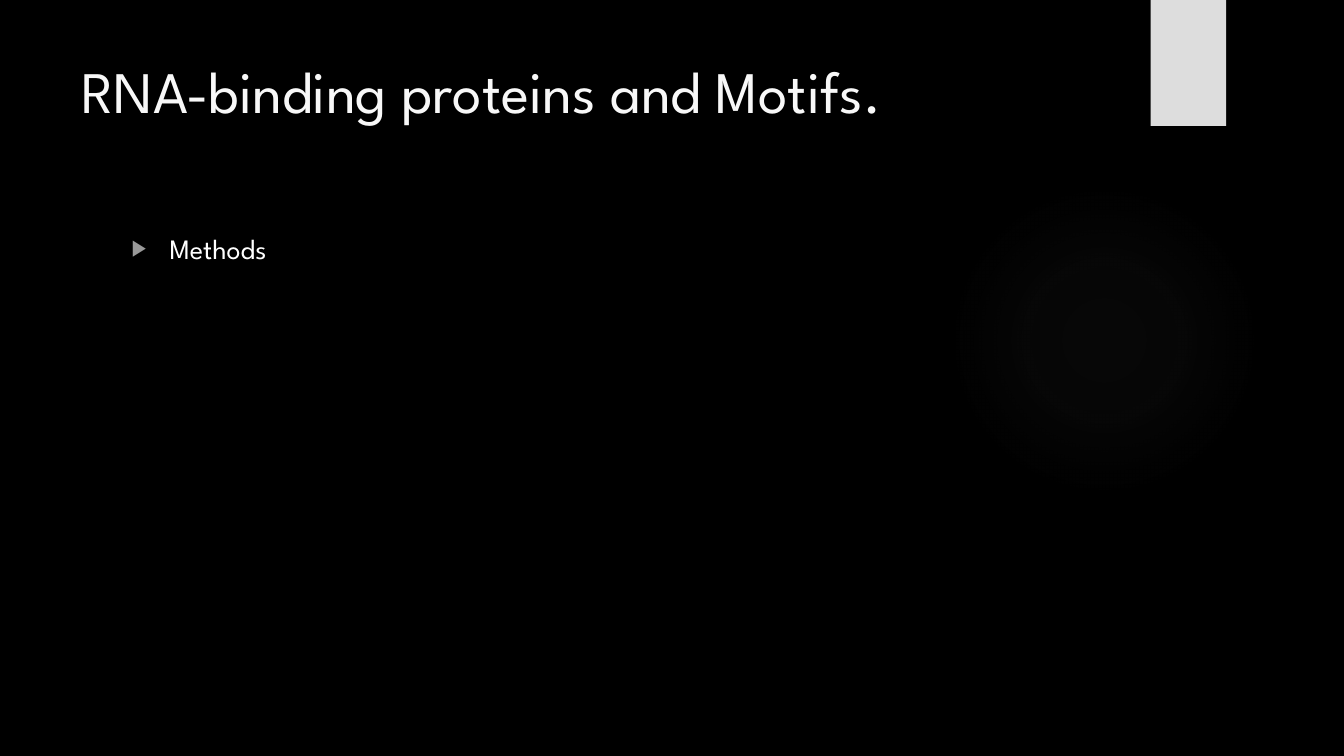
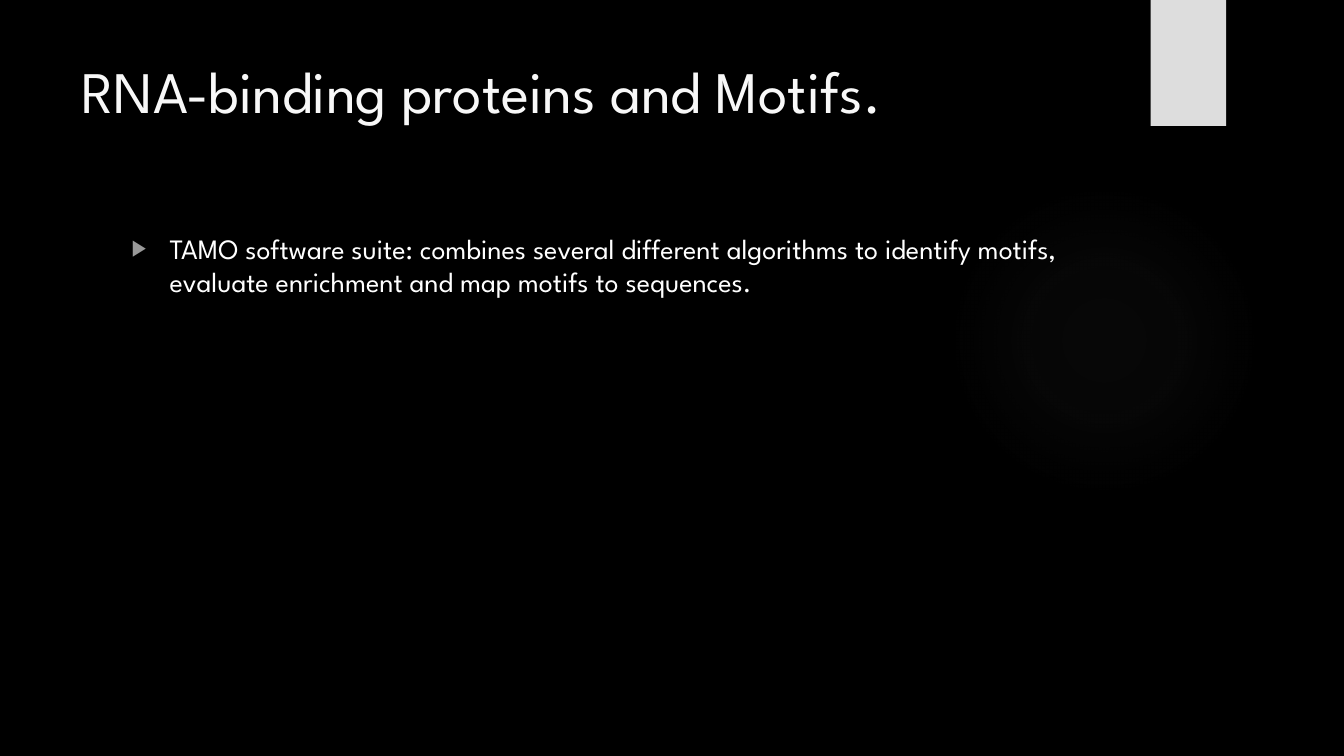
Before and after one commit to HarleyRobinson/Honours2, a slide deck: slide 10 of BackgroundInfo/MeetingSlides.pptx (slide 9 before the commit). Drawn at 1344x756 pixels with LibreOffice and Linux fonts; fonts in the diff are those of the drawing; background and template pictures are left out. Boxes give left, top, right and bottom in pixels: in the first picture for what was removed or moved away, otherwise in the second. Text is boxed around its words. In the diff, an @@ line names an element or a change of style, - is before the commit and + after.

```diff
--- a/BackgroundInfo/MeetingSlides.pptx
+++ b/BackgroundInfo/MeetingSlides.pptx
@@ text at [170,239,1057,298]: text changed @@
-▶ Methods
+▶ TAMO software suite: combines several different algorithms to identify motifs, evaluate enrichment and map motifs to sequences.
```
Also in this commit, not shown: 6 other slides changed, 1 slide added, 6 other files.
